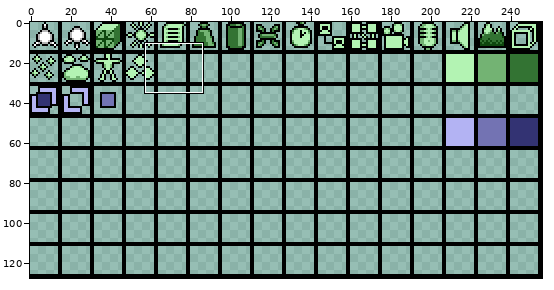
File history of a sprite sheet, Bin/Data/Textures/EditorIcons.png. The picture above shows the old version from afar; the outline marks the close-up.
Close-up. The starting point:
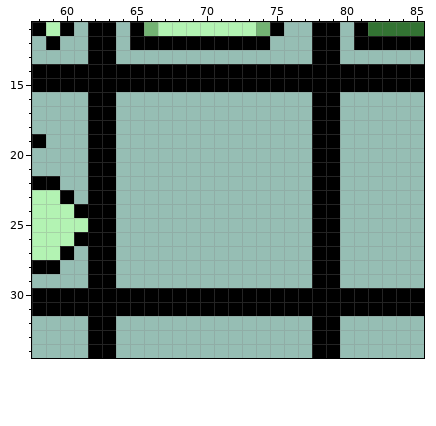
The file is 256x128 pixels. Shown: x 58..85, y 11..34.
After:
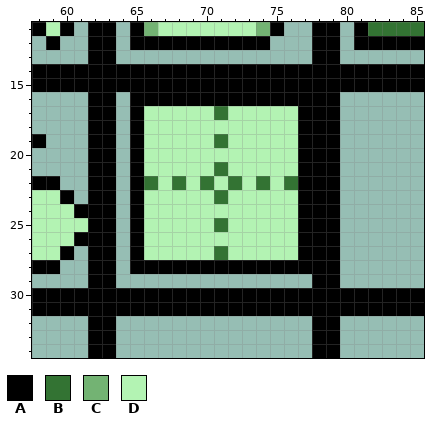
Palette (. is transparent): A #000000  B #337333  C #73b373  D #b3f3b3
Edits made:
Changed rows in their new state; - is an unchanged pixel.
first column x 65:
16 AAAAAAAAAAAAA
17 ADDDDDBDDDDDA
18 ADDDDDDDDDDDA
19 ADDDDDBDDDDDA
20 ADDDDDDDDDDDA
21 ADDDDDBDDDDDA
22 ABDBDBDBDBDBA
23 ADDDDDBDDDDDA
24 ADDDDDDDDDDDA
25 ADDDDDBDDDDDA
26 ADDDDDDDDDDDA
27 ADDDDDBDDDDDA
28 AAAAAAAAAAAAA
Changed places in both close-ups, as pixel boxes (x1, y1, x2, y2):
added: (130, 92, 312, 274)
